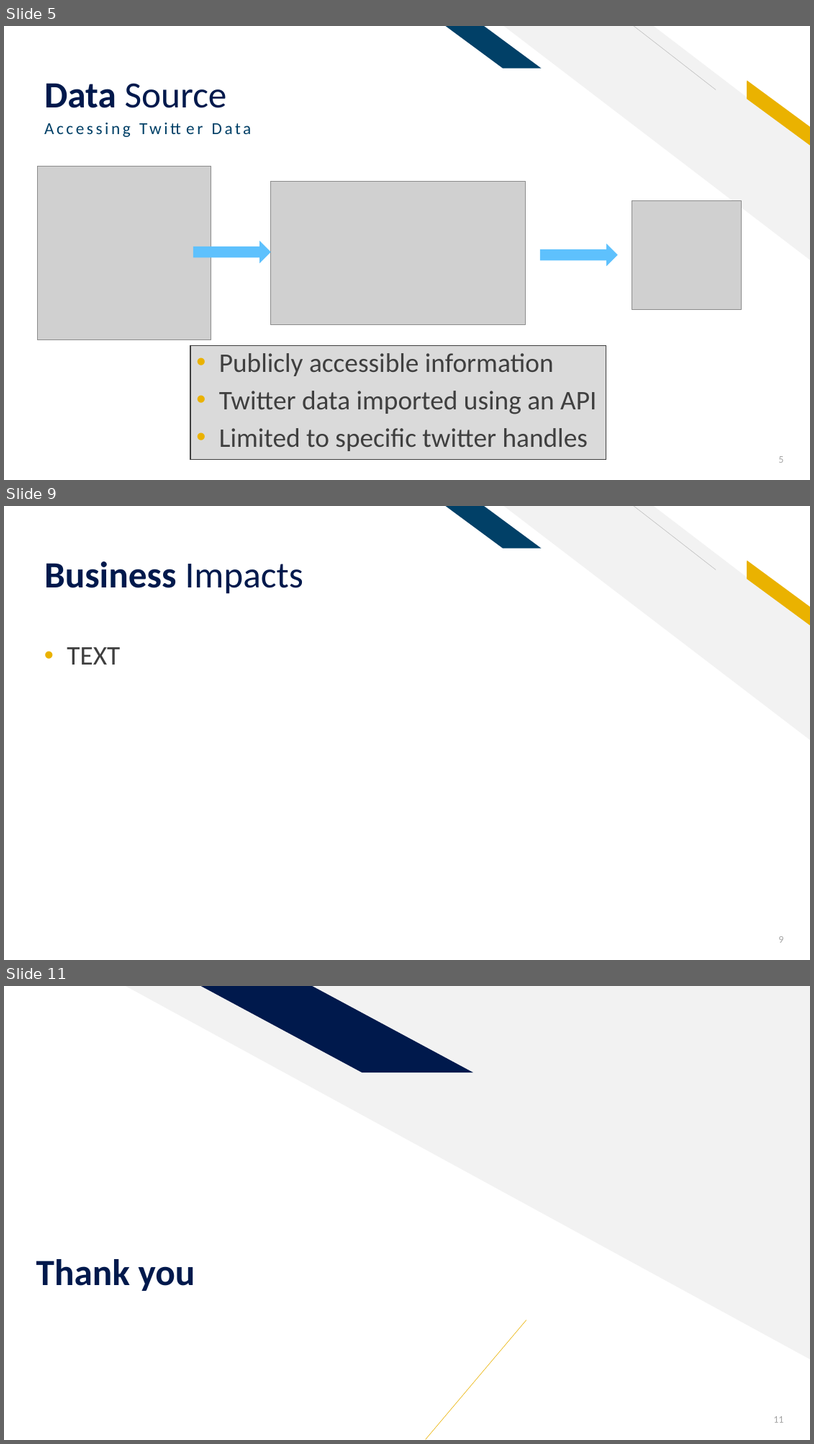
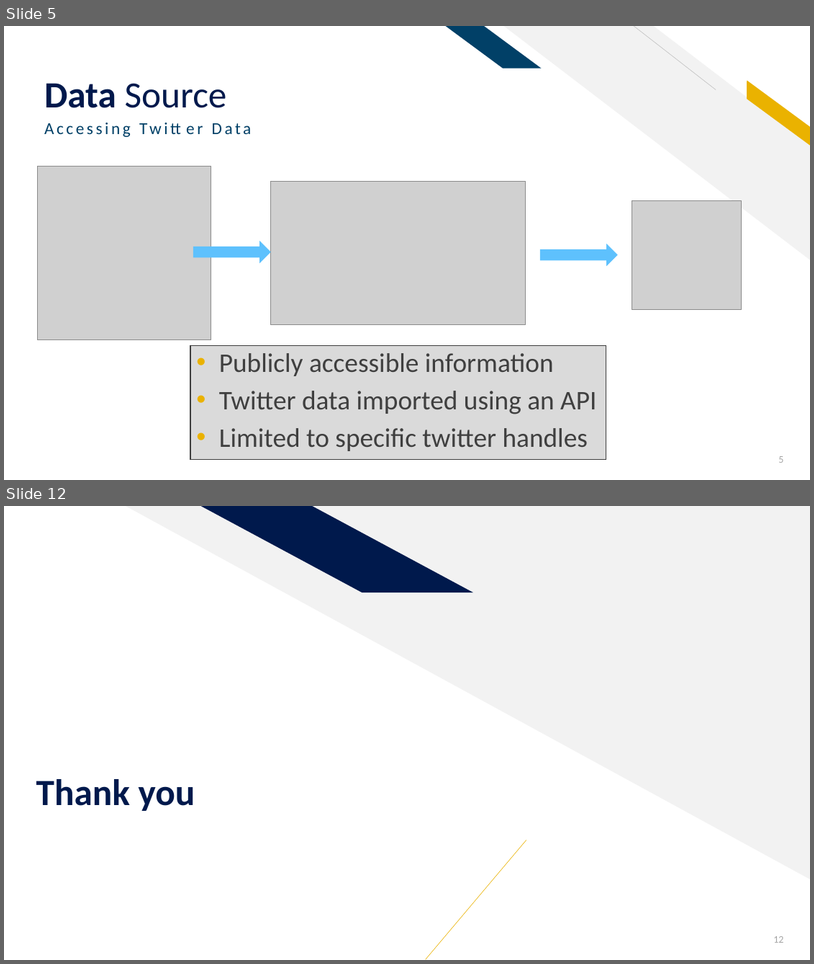
Before and after one commit to sethrpaniagua/Twitter-Sentament-Analysis, a slide deck: ML Group Project_Sentiment Analysis of Twitter Data.pptx. Shown one above the other, each under a label of ours: slides 5, 9 and 11 before the commit, slides 5 and 12 after it; the slides between them are not shown. The pictures are 814x1444 and 814x964 pixels, drawn with LibreOffice and Linux fonts; fonts in the diff are those of the drawing; grey boxes stand for pictures. Boxes give left, top, right and bottom in pixels: in the first picture for what was removed or moved away, otherwise in the second. Text is boxed around its words. In the diff, an @@ line names an element or a change of style, - is before the commit and + after.

```diff
--- a/ML Group Project_Sentiment Analysis of Twitter Data.pptx
+++ b/ML Group Project_Sentiment Analysis of Twitter Data.pptx
@@ slide 9 removed at <box>4,506,810,960</box>, background #FFFFFF; not listed: 5 template elements that a slide beside it also shows @@
@@ rectangle removed at <box>741,525,786,557</box> @@
@@ title removed at <box>44,561,304,594</box> @@
-Business Impacts
@@ text removed at <box>67,647,120,664</box> @@
-• TEXT
@@ page number removed at <box>779,936,784,942</box> @@
-9
@@ what was slide 11 is now slide 12 @@
@@ page number at <box>774,936,784,942</box>: text changed @@
-11
+12
```
Also in this commit, not shown: 3 slides changed, 4 slides added, 2 other slides removed.
